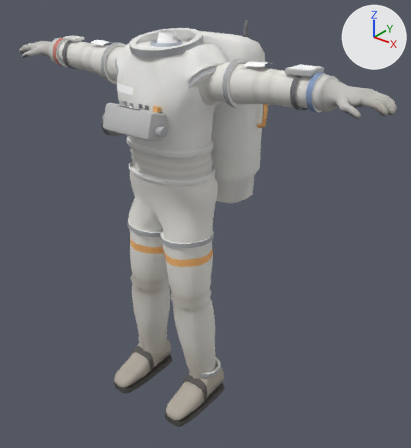
The glTF model models/astronaut/astronaut_female.glb: old version first, new version second.
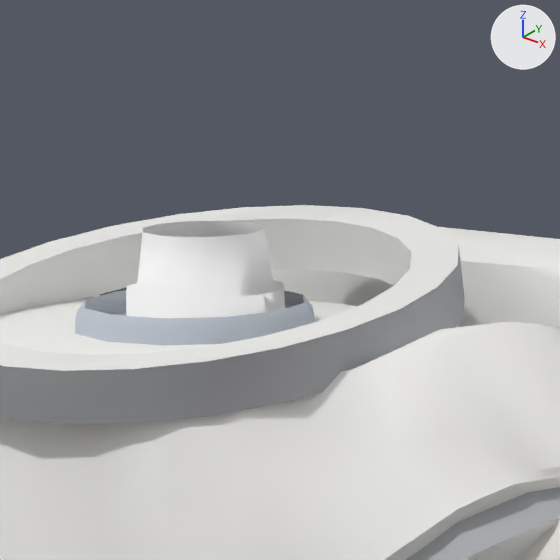
There are two pictures of each version: one whole from a 50 mm camera at (1.944, -1.529, 1.871) aimed at (0.582, 0.173, 0.815), one close up on the part from 34% to 53% of the width and 0% to 17% of the height. Arrows for +X, +Y and +Z are at upper right; the lights stay in place. The last two pictures show the newer version. Where no turn or scale is listed for an object, it has been applied to the vertices. Vertices at exactly the same position are counted once.

The scene before the commit, as lines of its bpy script (objects in view):
```python
me_evasuit = bpy.data.meshes.new('EVASuit')
me_evasuit.from_pydata(...)  # 7086 vertices, 13686 faces; spans x -0.87..0.87, y -0.18..0.4, z -1.51..0.12
# faces by material slot: [9344, 2228, 2012, 72, 30]
me_evasuit.materials.append(mat_suitfabric)
me_evasuit.materials.append(mat_suitshell)
me_evasuit.materials.append(mat_suitmetal)
me_evasuit.materials.append(mat_suithead)
me_evasuit.materials.append(mat_suitdecal)
ob_humanfemale = bpy.data.objects.new('HumanFemale', me_evasuit)
ob_humanfemale.location = (0.5001, -0.0009, 1.506)
```
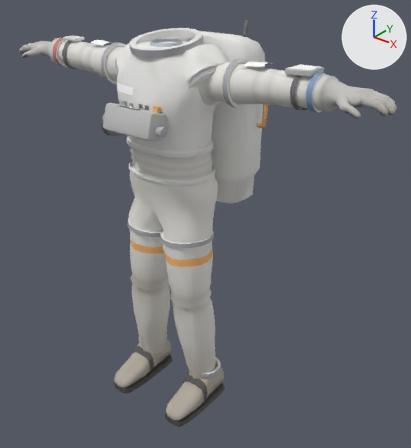
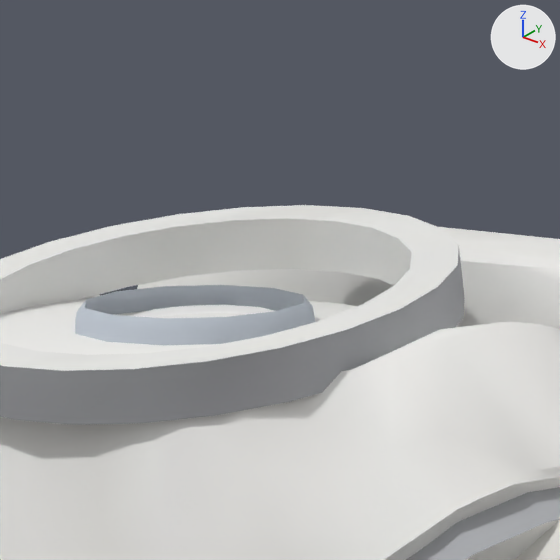
Diff of the bpy script that builds the scene:
```diff
--- a/models/astronaut/astronaut_female.glb.py
+++ b/models/astronaut/astronaut_female.glb.py
@@ me_evasuit @@
 me_evasuit.from_pydata(...)  # 7086 vertices, 13686 faces; spans x -0.87..0.87, y -0.18..0.4, z -1.51..0.12
 # used by ob_humanfemale; location = (0.5001, -0.0009, 1.506)
+# me_evasuit part 1: the loose piece of 48 vertices spanning x -0.04..0.04, y 0.02..0.1, z 0.04..0.1 is scaled about its middle by (0.949, 0.949, 0.129), then moved by (0.0, 0.0, -0.02)
 me_evasuit.materials.append(mat_suitfabric)
```

Pixel boxes [x1, y1, x2, y2] of what changed, in the close-ups (560 x 560 px; the box of a moved part takes in the faces that stretch with it):
part 1 of me_evasuit, moved or reshaped
    before: [126, 220, 285, 318]
    after: [134, 305, 274, 318]
